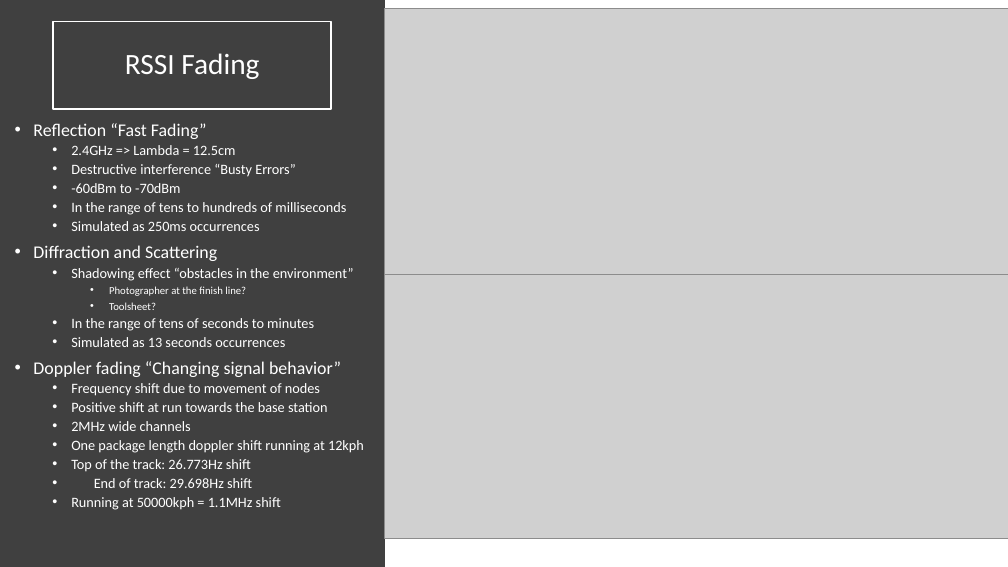
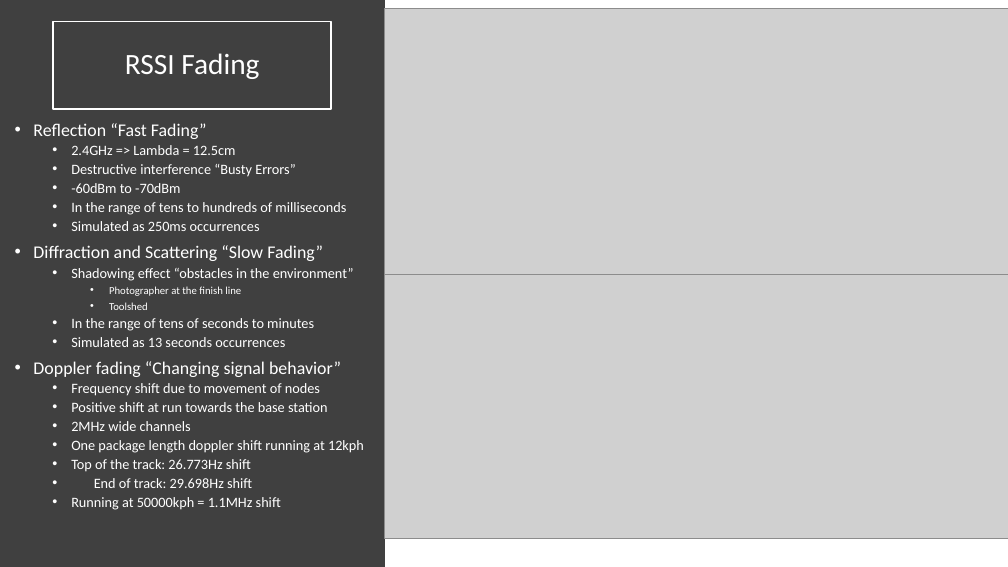
Before and after one commit to entvex/Wireless-Sensor-Networks, a slide deck: slide 5 of Hop or not to hop.pptx. Drawn at 1008x567 pixels with LibreOffice and Linux fonts; fonts in the diff are those of the drawing; grey boxes stand for pictures. Boxes give left, top, right and bottom in pixels: in the first picture for what was removed or moved away, otherwise in the second. Text is boxed around its words. In the diff, an @@ line names an element or a change of style, - is before the commit and + after.

Commit message:
update

```diff
--- a/Hop or not to hop.pptx
+++ b/Hop or not to hop.pptx
@@ text at bbox=[33, 245, 323, 261]: text changed @@
-• Diffraction and Scattering
+• Diffraction and Scattering “Slow Fading”
@@ text at bbox=[109, 286, 241, 310]: text changed @@
-    • Photographer at the finish line?
-    • Toolsheet?
+    • Photographer at the finish line
+    • Toolshed
```
Also in this commit, not shown: 3 slides added.
